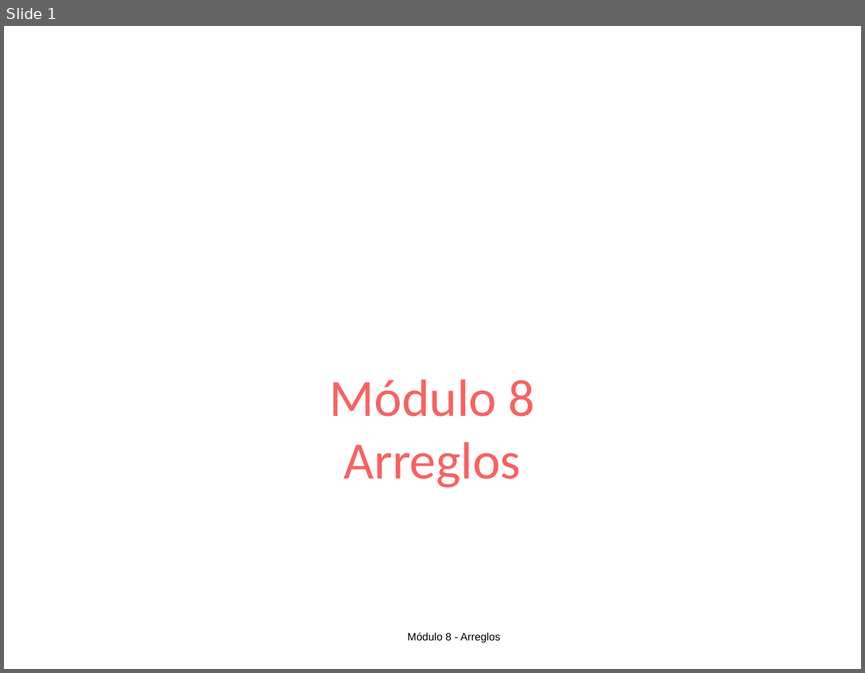
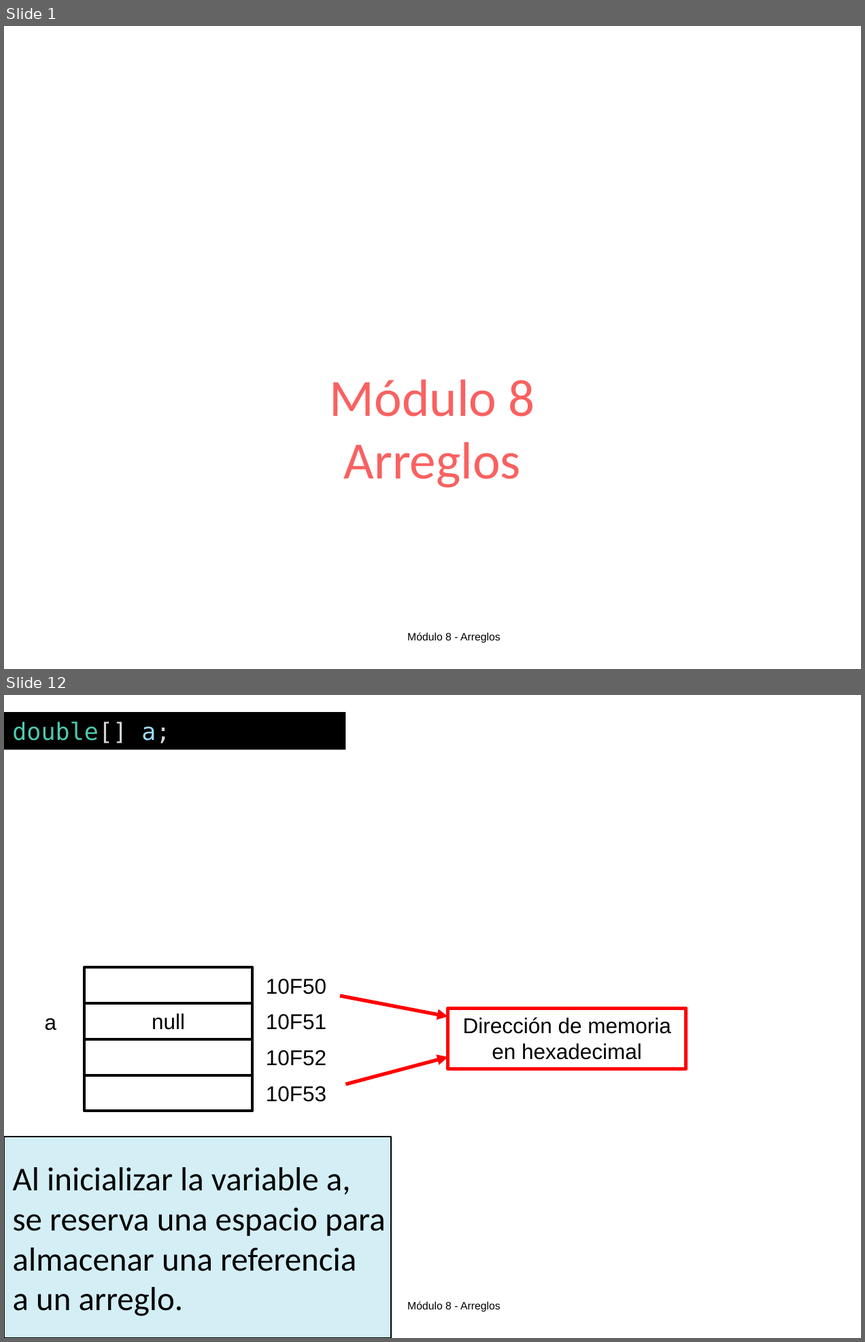
Before and after one commit to OMardil/INFO1_MOD8-Arreglos, a slide deck: 01 Presentacion/INFO1_MOD8-Arreglos.pptx. Shown one above the other, each under a label of ours: slide 1 before the commit, slides 1 and 12 after it; the slides between them are not shown. The pictures are 865x673 and 865x1342 pixels, drawn with LibreOffice and Linux fonts; fonts in the diff are those of the drawing; background and template pictures are left out. Boxes give left, top, right and bottom in pixels: in the first picture for what was removed or moved away, otherwise in the second. Text is boxed around its words. In the diff, an @@ line names an element or a change of style, - is before the commit and + after.

```diff
--- a/01 Presentacion/INFO1_MOD8-Arreglos.pptx
+++ b/01 Presentacion/INFO1_MOD8-Arreglos.pptx
@@ slide 12 added at (4, 695, 861, 1338), background #FFFFFF; not listed: 1 template element that a slide beside it also shows @@
@@ rectangle added at (4, 712, 346, 750), fill #000000, 20 pt, text #4EC9B0 @@
+double[] a;
@@ rectangle added at (84, 968, 252, 1004), outline #000000 2.25 pt @@
@@ text added at (266, 979, 326, 994), 18 pt, text #000000 @@
+10F50
@@ arrow added from (340, 996) to (448, 1016), #FF0000 3 pt @@
@@ text added at (45, 1018, 57, 1030), 18 pt, text #000000 @@
+a
@@ rectangle added at (84, 1002, 252, 1038), outline #000000 2.25 pt, 18 pt, text #000000 @@
+null
@@ text added at (266, 1014, 326, 1030), 18 pt, text #000000 @@
+10F51
@@ rectangle added at (448, 1008, 686, 1068), outline #FF0000 3 pt, 18 pt, text #000000 @@
+Dirección de memoria en hexadecimal
@@ rectangle added at (84, 1038, 252, 1074), outline #000000 2.25 pt @@
@@ text added at (266, 1050, 326, 1066), 18 pt, text #000000 @@
+10F52
@@ arrow added from (346, 1084) to (448, 1057), #FF0000 3 pt @@
@@ rectangle added at (84, 1074, 252, 1110), outline #000000 2.25 pt @@
@@ text added at (266, 1086, 326, 1102), 18 pt, text #000000 @@
+10F53
@@ rectangle added at (4, 1136, 390, 1338), fill #D3EEF5, outline #000000 1 pt, 28 pt, text #000000 @@
+Al inicializar la variable a,
+se reserva una espacio para
+almacenar una referencia
+a un arreglo.
```
Also in this commit, not shown: 9 slides changed, 7 other slides added, 3 other files.
